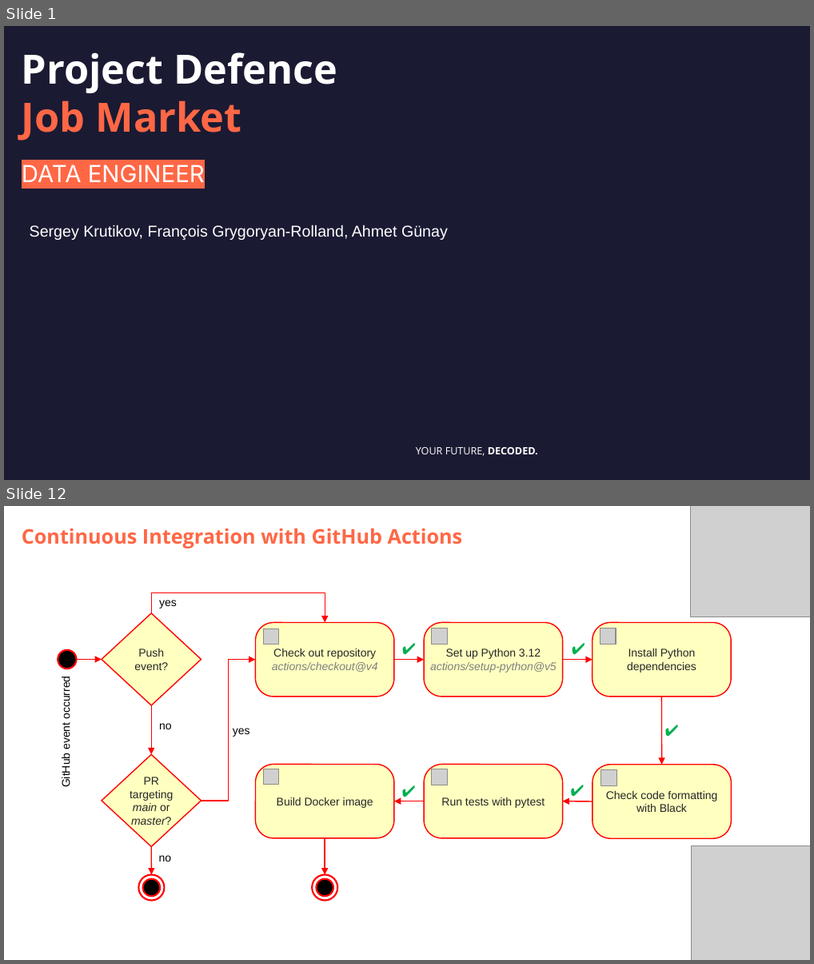
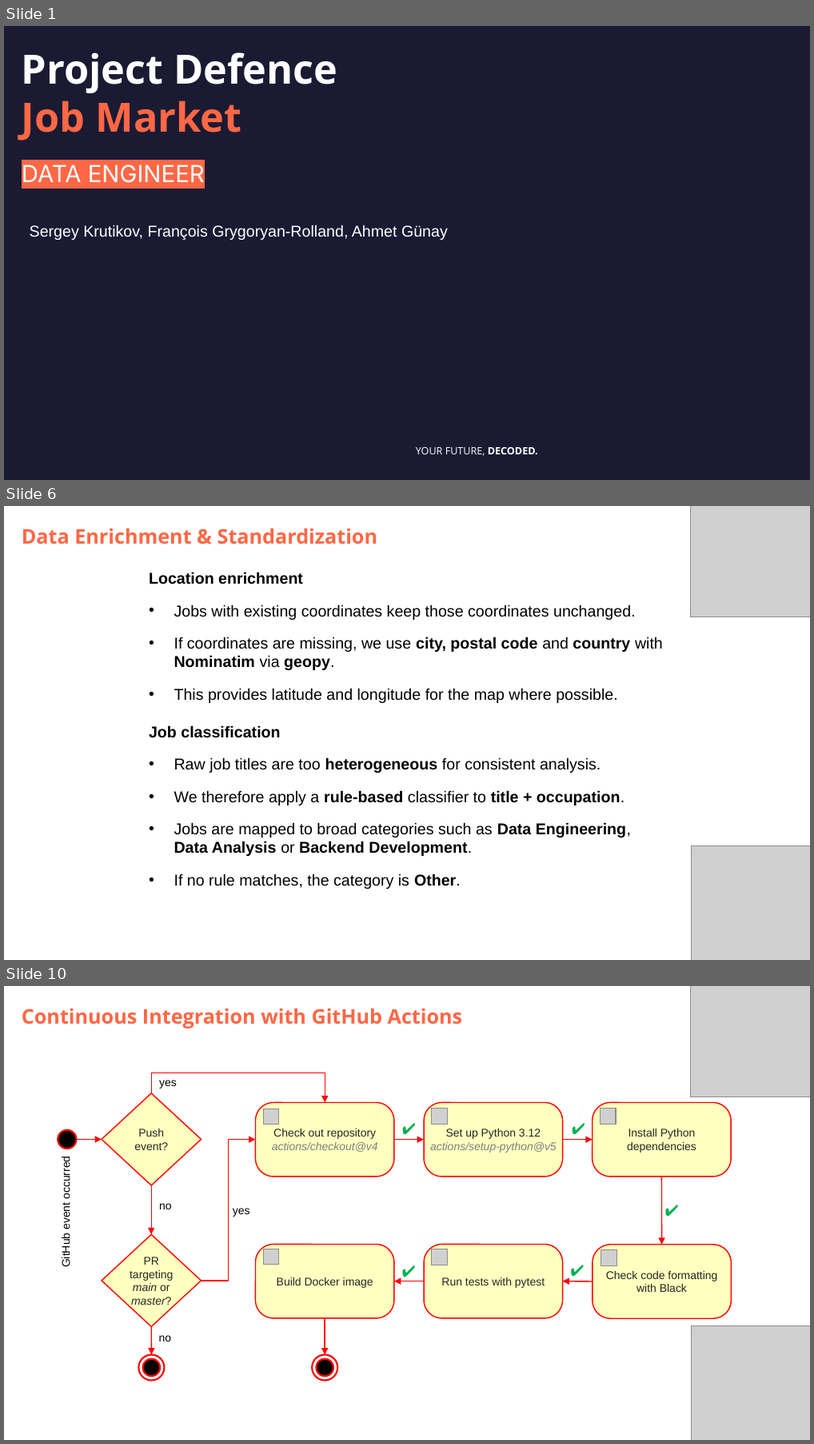
Before and after one commit to DataScientest-Studio/jun26bde-job-market, a slide deck: docs/defence/Defence.pptx. Shown one above the other, each under a label of ours: slides 1 and 12 before the commit, slides 1, 6 and 10 after it; the slides between them are not shown. The pictures are 814x964 and 814x1444 pixels, drawn with LibreOffice and Linux fonts; fonts in the diff are those of the drawing; grey boxes stand for pictures; background and template pictures are left out. Boxes give left, top, right and bottom in pixels: in the first picture for what was removed or moved away, otherwise in the second. Text is boxed around its words. In the diff, an @@ line names an element or a change of style, - is before the commit and + after.

```diff
--- a/docs/defence/Defence.pptx
+++ b/docs/defence/Defence.pptx
@@ slide 6 added at <box>4,506,810,960</box>, background #FFFFFF @@
@@ subtitle added at <box>22,528,378,544</box>, 18 pt, text #FF6745, bold @@
+Data Enrichment & Standardization
@@ picture added at <box>691,506,810,617</box> @@
@@ text added at <box>149,572,663,888</box>, 14 pt, text #000000 @@
+Location enrichment
+• Jobs with existing coordinates keep those coordinates unchanged.
+• If coordinates are missing, we use city, postal code and country with Nominatim via geopy.
+• This provides latitude and longitude for the map where possible.
+Job classification
+• Raw job titles are too heterogeneous for consistent analysis.
+• We therefore apply a rule-based classifier to title + occupation.
+• Jobs are mapped to broad categories such as Data Engineering, Data Analysis or Backend Development.
+• If no rule matches, the category is Other.
@@ picture added at <box>691,845,810,960</box> @@
@@ what was slide 12 is now slide 10 @@
```
Also in this commit, not shown: 9 slides changed, 4 other slides added, 4 slides removed, 2 other files.
